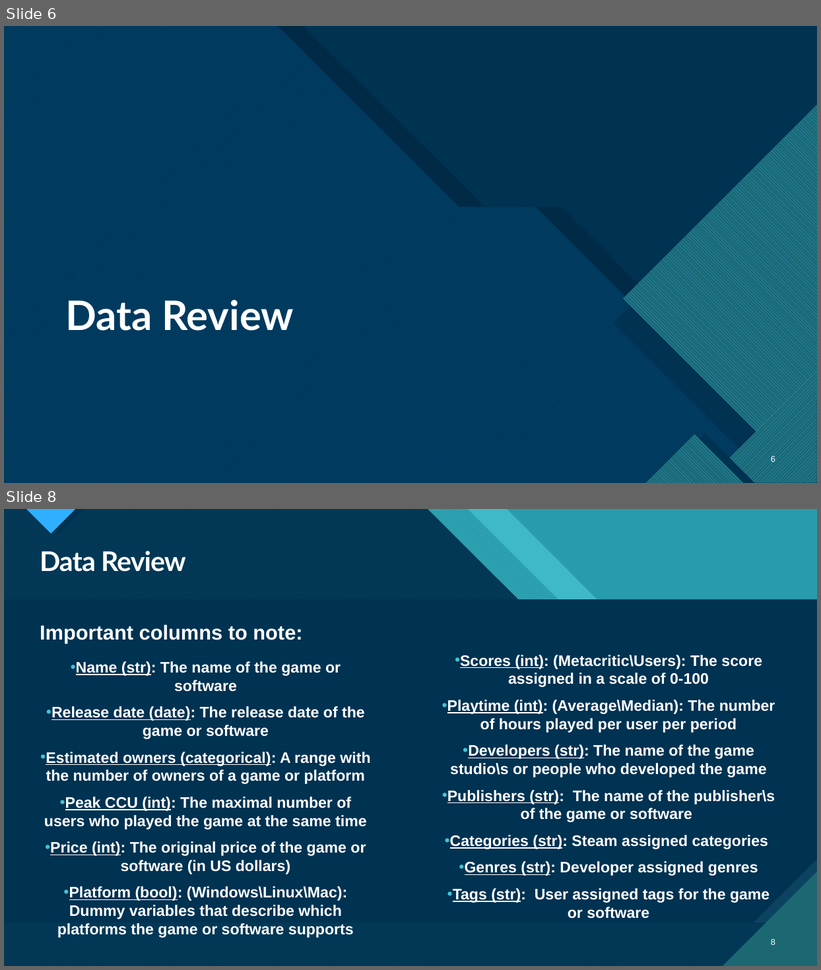
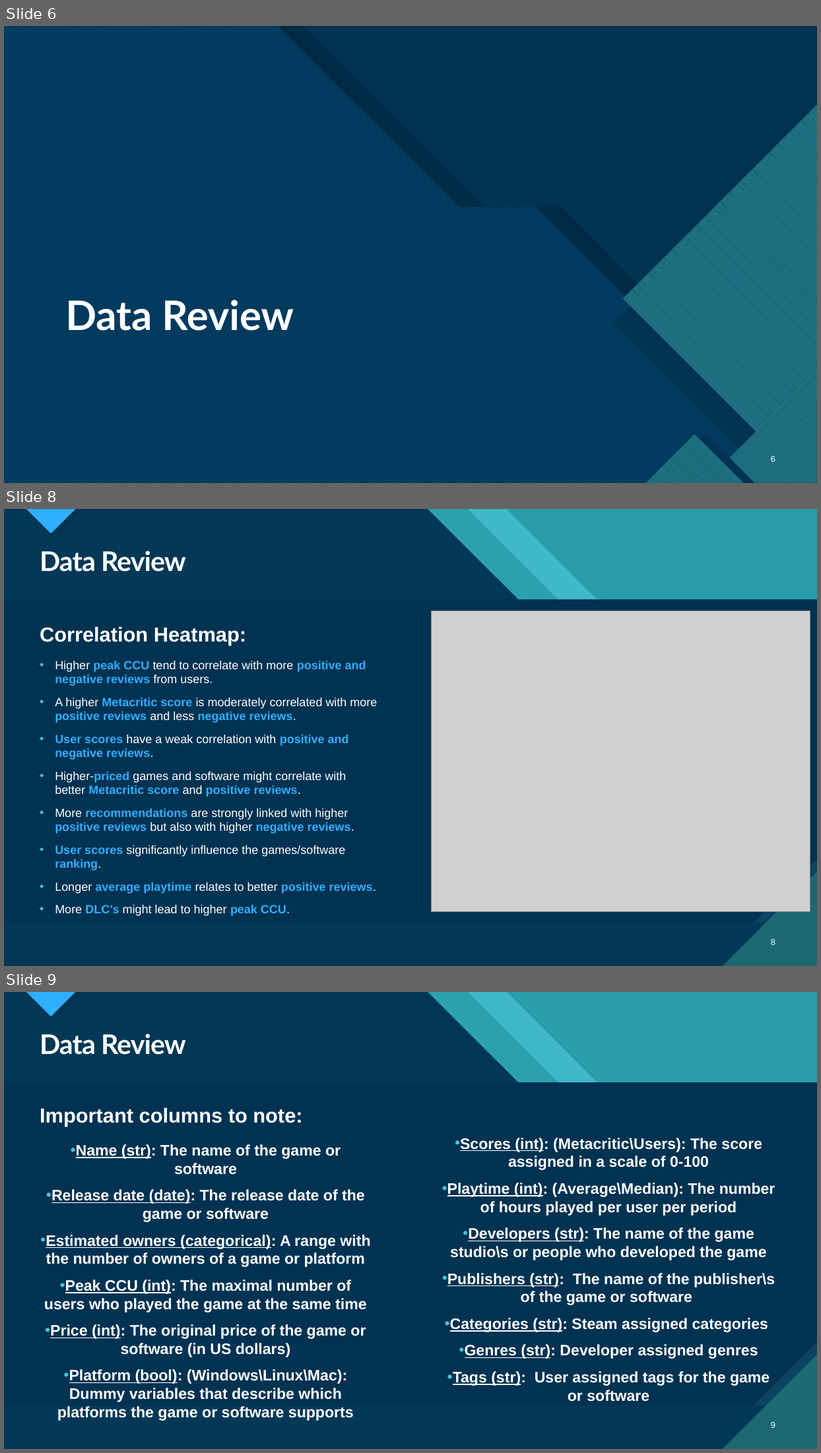
Before and after one commit to DoronF3/School-Projects, a slide deck: Data Science/Data Science Final Project.pptx. Shown one above the other, each under a label of ours: slides 6 and 8 before the commit, slides 6, 8 and 9 after it; the slides between them are not shown. The pictures are 821x970 and 821x1453 pixels, drawn with LibreOffice and Linux fonts; fonts in the diff are those of the drawing; grey boxes stand for pictures. Boxes give left, top, right and bottom in pixels: in the first picture for what was removed or moved away, otherwise in the second. Text is boxed around its words. In the diff, an @@ line names an element or a change of style, - is before the commit and + after.

```diff
--- a/Data Science/Data Science Final Project.pptx
+++ b/Data Science/Data Science Final Project.pptx
@@ slide 8 added at (4, 509, 817, 966), background #47C3D3; not listed: 18 template elements that a slide beside it also shows @@
@@ title added at (40, 551, 186, 572), 32 pt, text #FFFFFF, bold @@
+Data Review
@@ text added at (40, 626, 246, 645), 24 pt, text #FFFFFF, bold @@
+Correlation Heatmap:
@@ picture added at (432, 611, 811, 912) @@
@@ text added at (55, 661, 377, 916), 14 pt, text #FFFFFF @@
+• Higher peak CCU tend to correlate with more positive and negative reviews from users.
+• A higher Metacritic score is moderately correlated with more positive reviews and less negative reviews.
+• User scores have a weak correlation with positive and negative reviews.
+• Higher-priced games and software might correlate with better Metacritic score and positive reviews.
+• More recommendations are strongly linked with higher positive reviews but also with higher negative reviews.
+• User scores significantly influence the games/software ranking.
+• Longer average playtime relates to better positive reviews.
+• More DLC’s might lead to higher peak CCU.
@@ page number added at (771, 939, 776, 945), 10 pt, text #FFFFFF @@
+8
@@ what was slide 8 is now slide 9 @@
```
Also in this commit, not shown: 1 slide changed, 1 other file.
